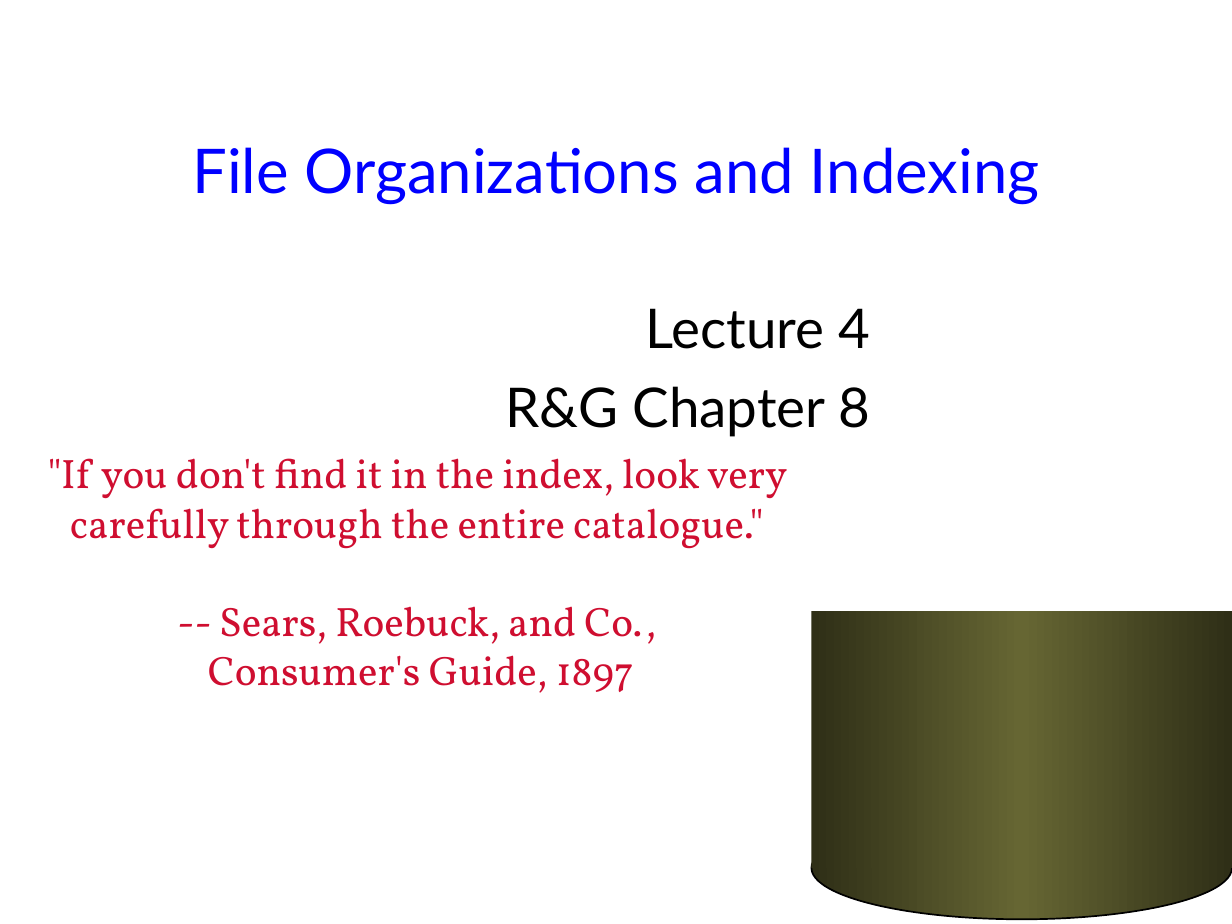
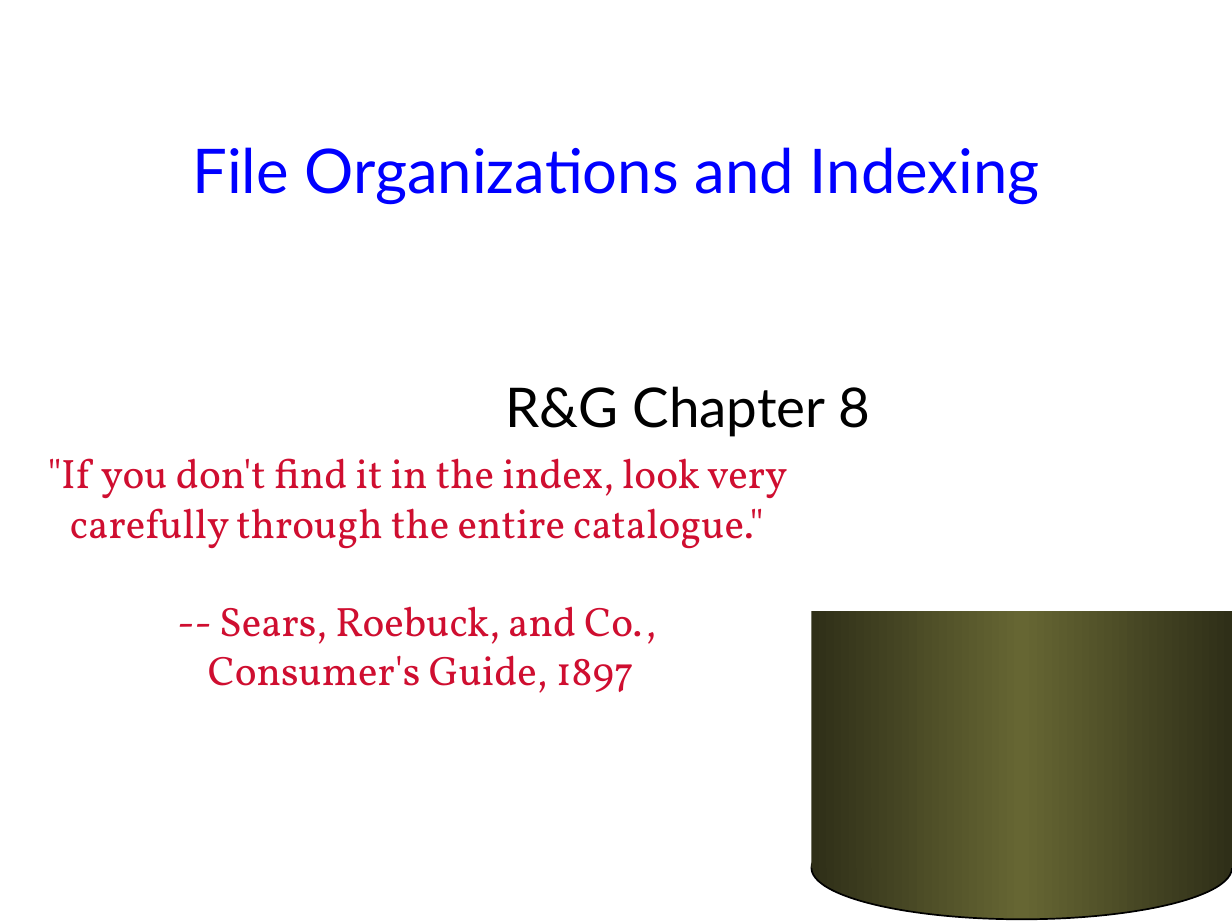
Before and after one commit to jhellerstein/cs186-07, a slide deck: slide 1 of lecs/05-FilesIndexes.ppt. Drawn at 1232x924 pixels with LibreOffice and Linux fonts; fonts in the diff are those of the drawing; background and template pictures are left out. Boxes give left, top, right and bottom in pixels: in the first picture for what was removed or moved away, otherwise in the second. Text is boxed around its words. In the diff, an @@ line names an element or a change of style, - is before the commit and + after.

```diff
--- a/lecs/05-FilesIndexes.ppt
+++ b/lecs/05-FilesIndexes.ppt
@@ subtitle at bbox=[645, 308, 870, 349]: paragraph removed @@
-Lecture 4
```
Also in this commit, not shown: 23 other slides changed, 3 other files.
